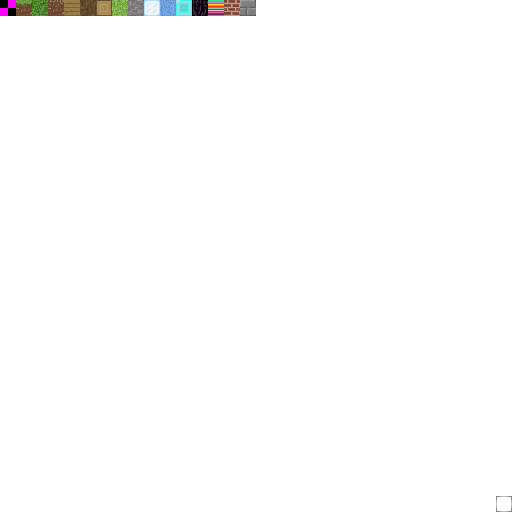
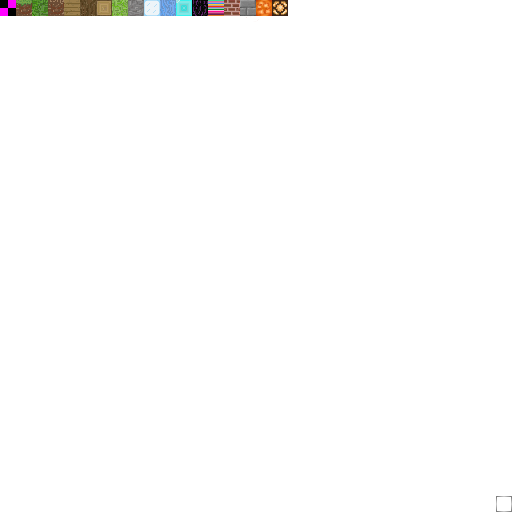
Comparing the layer stacks of the two 512x512 images. Changes:
added layer "Слой 22" above "Слой 26" over <box>272,0,288,16</box>
renamed "Слой 20" to "Слой 26", painted on it over <box>245,0,288,22</box>
painted on "Слой 9" over <box>43,7,268,12</box>
